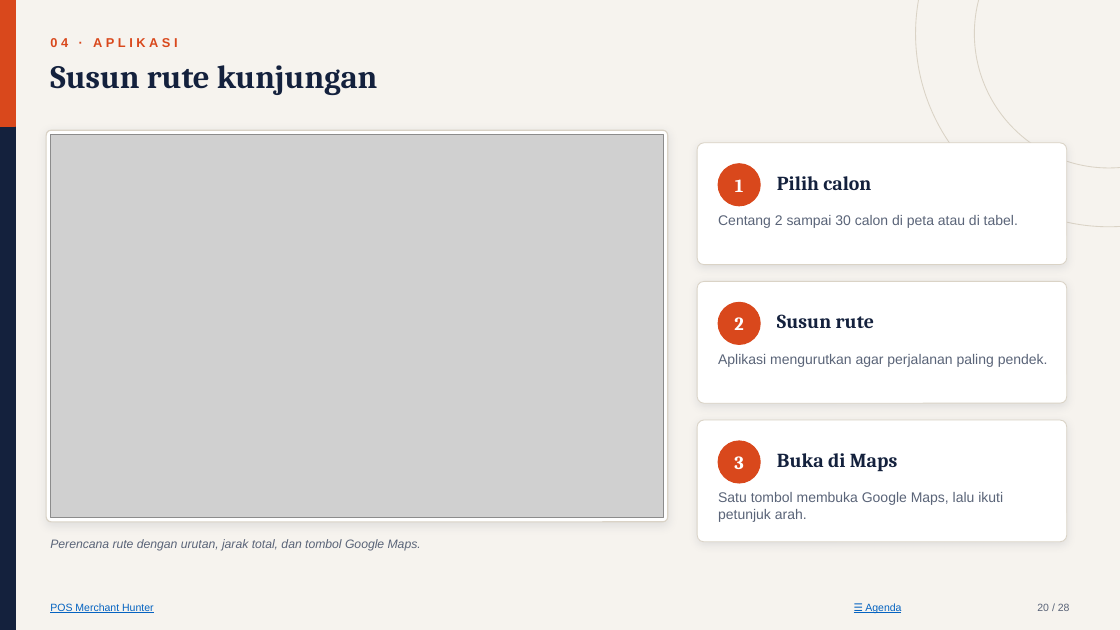
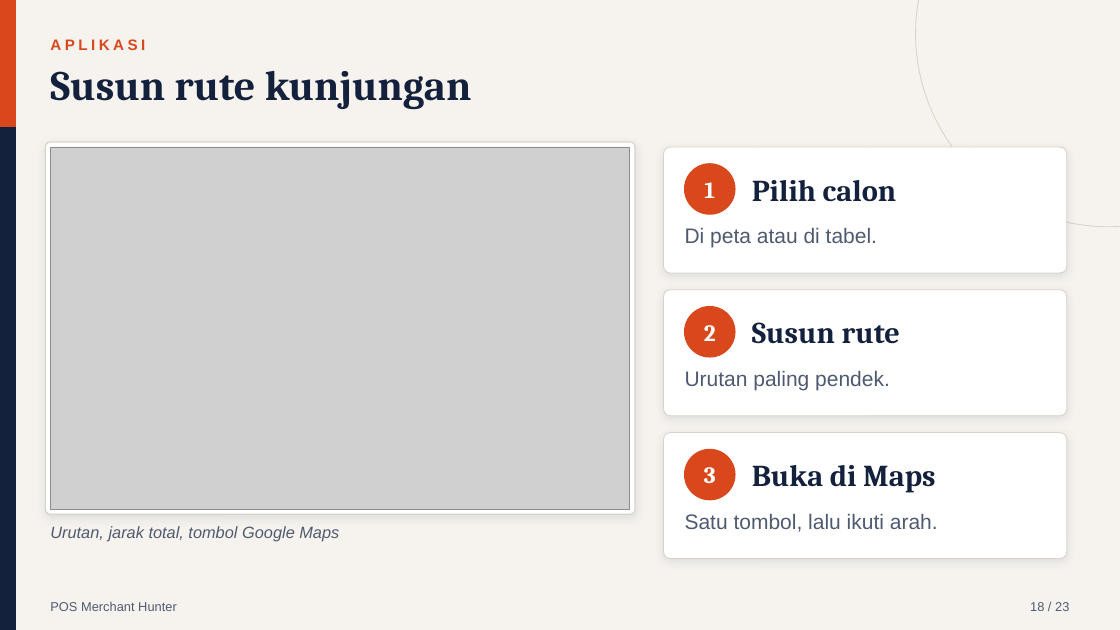
Before and after one commit to ziancuk/merchant-hunter, a slide deck: slide 18 of POS-Merchant-Hunter_Presentasi-Manajemen.pptx (slide 20 before the commit). Drawn at 1120x630 pixels with LibreOffice and Linux fonts; fonts in the diff are those of the drawing; grey boxes stand for pictures. Boxes give left, top, right and bottom in pixels: in the first picture for what was removed or moved away, otherwise in the second. Text is boxed around its words. In the diff, an @@ line names an element or a change of style, - is before the commit and + after.

```diff
--- a/POS-Merchant-Hunter_Presentasi-Manajemen.pptx
+++ b/POS-Merchant-Hunter_Presentasi-Manajemen.pptx
@@ ellipse removed at (975,0,1120,168) @@
@@ text "Susun rute kunjungan" at (50,70,472,110): size 28 to 36 pt @@
@@ text at (50,39,145,50): text changed; size 11 to 13 pt @@
-04 · APLIKASI
+APLIKASI
@@ rounded rectangle: place and size @@
-rounded rectangle at (46,130,668,522)
+rounded rectangle at (45,142,635,514)
@@ picture: place and size @@
-picture at (50,134,664,518)
+picture at (50,147,630,509)
@@ rounded rectangle: place and size @@
-rounded rectangle at (697,143,1067,265)
+rounded rectangle at (664,147,1067,273)
@@ text "1": place and size @@
-text "1" at (735,179,744,192)
+text "1" at (704,182,715,198)
@@ ellipse: place and size @@
-ellipse at (718,164,760,206)
+ellipse at (685,164,735,214)
@@ text "Pilih calon": place and size @@
-text "Pilih calon" at (777,176,871,190)
+text "Pilih calon" at (752,180,896,202)
@@ text at (685,228,877,248): text changed; size 12 to 18 pt; text colour #5A6478 to #4F5A70 @@
-Centang 2 sampai 30 calon di peta atau di tabel.
+Di peta atau di tabel.
@@ rounded rectangle: place and size @@
-rounded rectangle at (697,281,1067,403)
+rounded rectangle at (664,290,1067,416)
@@ text "2": place and size @@
-text "2" at (734,317,743,330)
+text "2" at (704,325,716,341)
@@ ellipse: place and size @@
-ellipse at (718,302,760,344)
+ellipse at (685,307,735,357)
@@ text "Susun rute": place and size @@
-text "Susun rute" at (777,314,874,328)
+text "Susun rute" at (752,322,900,344)
@@ text at (685,371,890,390): text changed; size 12 to 18 pt; text colour #5A6478 to #4F5A70 @@
-Aplikasi mengurutkan agar perjalanan paling pendek.
+Urutan paling pendek.
@@ proportions changed in 4 elements at (45,142,635,514), (664,147,1067,273), (664,290,1067,416), (664,433,1067,559) @@
@@ rounded rectangle: place and size @@
-rounded rectangle at (697,420,1067,542)
+rounded rectangle at (664,433,1067,559)
@@ size 16 to 20 pt in 3 elements at (704,182,715,198), (704,325,716,341), (704,467,716,483) @@
@@ text "3": place and size @@
-text "3" at (734,456,743,469)
+text "3" at (704,467,716,483)
@@ ellipse: place and size @@
-ellipse at (718,441,760,483)
+ellipse at (685,450,735,500)
@@ size 17 to 26 pt in 3 elements at (752,180,896,202), (752,322,900,344), (752,465,935,493) @@
@@ text "Buka di Maps": place and size @@
-text "Buka di Maps" at (777,453,897,472)
+text "Buka di Maps" at (752,465,935,493)
@@ text at (50,526,339,541): text changed; size 10.5 to 14 pt; text colour #5A6478 to #4F5A70 @@
-Perencana rute dengan urutan, jarak total, dan tombol Google Maps.
+Urutan, jarak total, tombol Google Maps
@@ text at (685,514,938,532): text changed; size 12 to 18 pt; text colour #5A6478 to #4F5A70 @@
-Satu tombol membuka Google Maps, lalu ikuti petunjuk arah.
+Satu tombol, lalu ikuti arah.
@@ text "POS Merchant Hunter" at (50,602,177,611): size 9 to 11 pt, text colour #0563C1 to #4F5A70, underline off @@
@@ text removed at (865,603,901,613) @@
-☰ Agenda
@@ text added at (1030,602,1069,611), 11 pt, text #4F5A70 @@
+18 / 23
@@ text removed at (1037,603,1070,611) @@
-20 / 28
```
Also in this commit, not shown: 16 other slides changed, 6 slides added, 11 slides removed, 2 other files.
